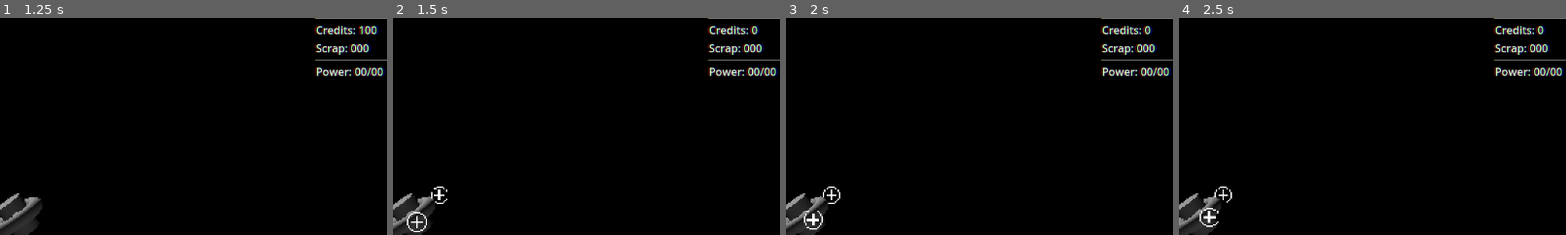
Above: before the commit, frames 1-4 (left to right).
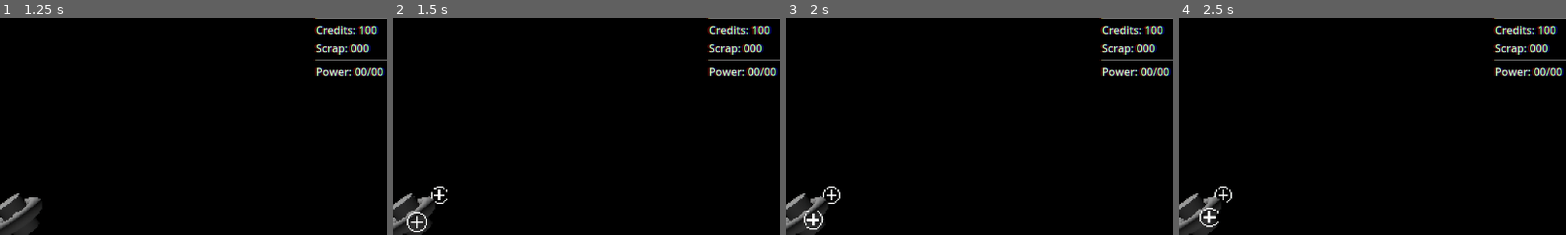
Above: after the commit, the same moments.

Repository: pjimenez1502/SpaceBoard
Game: Godot game, scene res://Components/Game/GAME.tscn
Two runs of this game, one before a commit and one after it. Both use one fixed random seed, a clock stepped at 60 frames per second and the inputs below.
Inputs (mouse positions are % of the whole screen's width and height, from its top left):
- Up to frame 1 (1.25 s): click "Start" at 0.5 s
- Up to frame 2 (1.5 s): click (3, 10) at 1.25 s
- Up to frame 3 (2 s): no input
- Up to frame 4 (2.5 s): click (3, 24) at 2 s
The pictures show only the part of the screen within x 48-98%, y 4-54%; the shares and areas given below are measured in that part.

Frame 1 is identical in both runs. In frame 2, 0.2% of the frame differs, in the area x 92-98%, y 3-8%; in frame 3, 0.2%; in frame 4, 0.2%.

Commit message:
Attachment cost check and resource spending refactored

Diff:
--- a/Components/Station/buy_menu.gd
+++ b/Components/Station/buy_menu.gd
@@ -9,15 +9,15 @@
 
 
 func buy_ring() -> void:
-	buy_attachment("station_ring", StationDirector.st_rings.size())
+	select_attachment("station_ring", StationDirector.st_rings.size())
 
 func buy_power_reactor() -> void:
-	buy_attachment("power_reactor")
+	select_attachment("power_reactor")
 
 func buy_hangar_civilian() -> void:
-	buy_attachment("hangar_civilian")
+	select_attachment("hangar_civilian")
 
-func buy_attachment(id: String, cost_multiplier: int = 1) -> void:
+func select_attachment(id: String, cost_multiplier: int = 1) -> void:
 	if !ResourceDirector.check_cost(attachment_dictionary[id].cost, cost_multiplier):
 		return
 	StationDirector.select_attachment(attachment_dictionary[id])
--- a/Components/_Global/Resource_Director.gd
+++ b/Components/_Global/Resource_Director.gd
@@ -40,18 +40,18 @@
 	}
 	send_resource_update()
 
-func update_value(resource: String, value: int) -> bool:
+func check_value(resource: String, value: int) -> bool:
 	if !resources.has(resource):
 		printerr("Invalid Resource ID: ", resource)
 		return false
 	if resources[resource] + value < 0:
-		printerr("Tried to update resource below 0.")
+		printerr("Not enough of resource: %s." % resource)
 		return false
+	return true
 
+func update_value(resource: String, value: int) -> void:
 	resources[resource] += value
-	#print(resources)
 	send_resource_update()
-	return true
 
 func set_value(resource: String, value: int) -> void:
 	resources[resource] = value
@@ -59,10 +59,15 @@
 
 func check_cost(cost: Dictionary, cost_multiplier: int = 1) -> bool:
 	for resource: String in cost:
-		if !update_value(resource, -cost[resource]):
+		if !check_value(resource, -cost[resource]*cost_multiplier):
 			return false
+	return true
+
+func purchase_cost(cost: Dictionary, cost_multiplier: int = 1) -> void:
 	last_bought = cost
-	return true
+	for resource: String in cost:
+		update_value(resource, -cost[resource]*cost_multiplier)
+
 
 var last_bought : Dictionary
 func refund_last() -> void:
--- a/Components/_Global/Station_Director.gd
+++ b/Components/_Global/Station_Director.gd
@@ -36,7 +36,7 @@
 	new_attachment.rotation = Vector3.UP * deg_to_rad(90 * slot)
 	new_attachment.attachment_id = last_attachment_id
 	last_attachment_id += 1
-
+	ResourceDirector.purchase_cost(selected_attachment_data.cost)
 	new_attachment.on_build()
 	show_slot_buttons(false)
 
